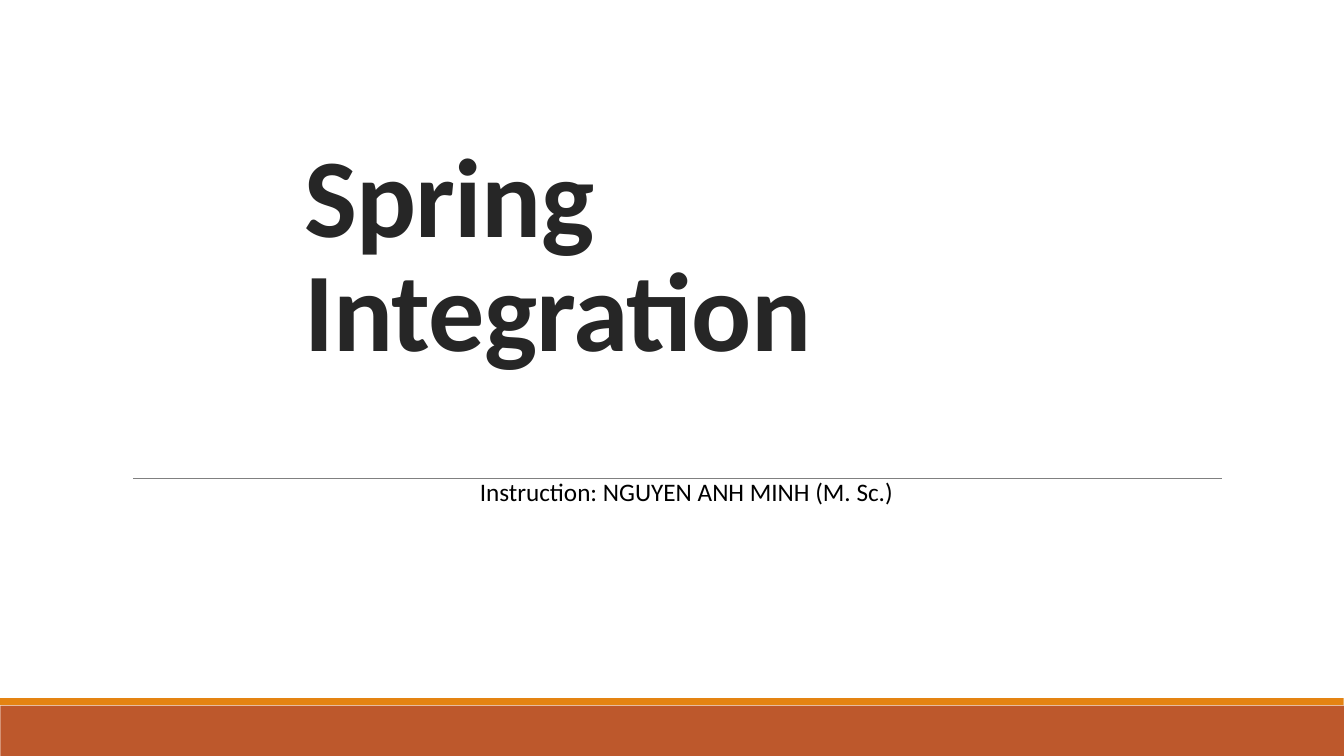
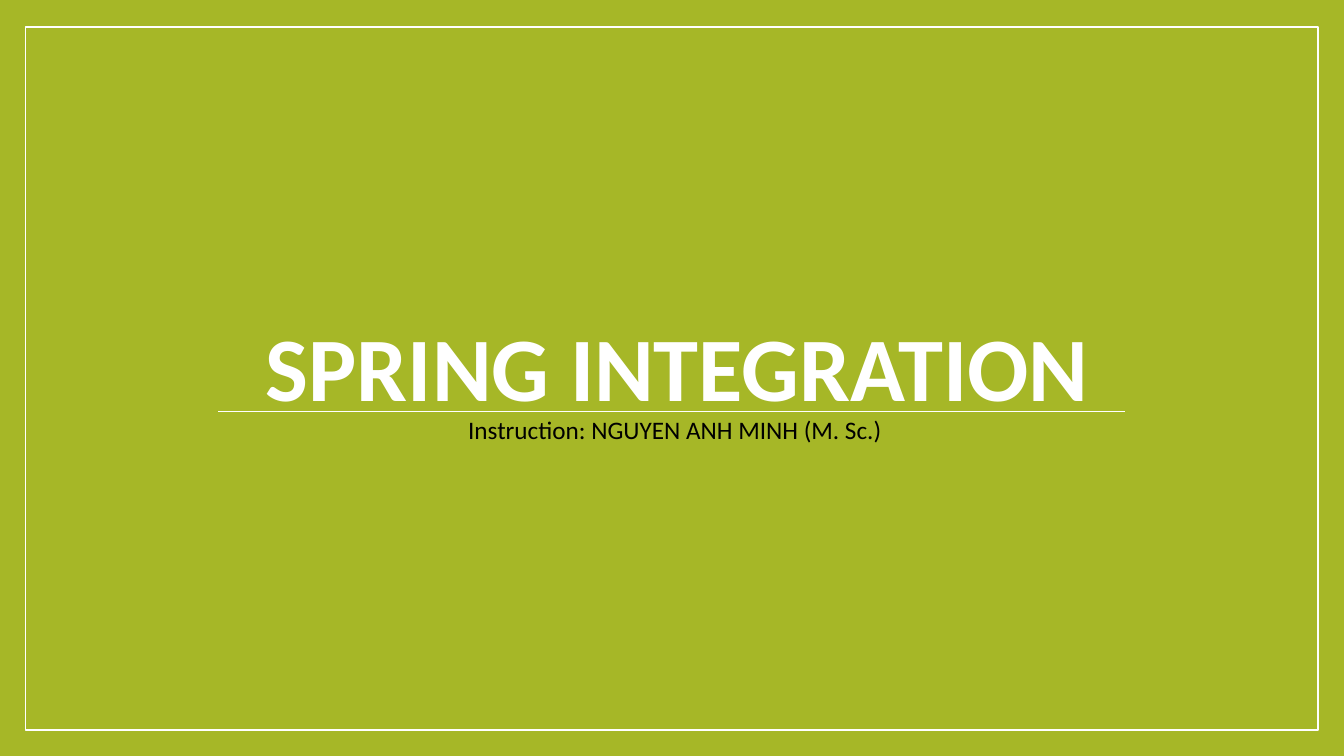
Before and after one commit to minhcnrs/JAVA_Course_Spring_Training, a slide deck: slide 1 of course/Spring-Day9.pptx. Drawn at 1344x756 pixels with LibreOffice and Linux fonts; fonts in the diff are those of the drawing. Boxes give left, top, right and bottom in pixels: in the first picture for what was removed or moved away, otherwise in the second. Text is boxed around its words. In the diff, an @@ line names an element or a change of style, - is before the commit and + after.

```diff
--- a/course/Spring-Day9.pptx
+++ b/course/Spring-Day9.pptx
@@ background #FFFFFF to #A6B727 @@
@@ rectangle added at (25,27,1318,730), fill #A6B727, outline #FFFFFF 1 pt @@
@@ title at (266,341,1088,423): text changed; size 80 to 64.8 pt; text colour #262626 to #FFFFFF @@
-Spring Integration
+SPRING INTEGRATION
@@ line moved from (133, 479) - (1222, 479) to (218, 411) - (1125, 411) @@
@@ line (218, 411) - (1125, 411): stroke #808080 0.5 pt to #FFFFFF 0.79 pt @@
@@ text "Instruction: NGUYEN ANH MINH (M. ...": place and size @@
-text "Instruction: NGUYEN ANH MINH (M. ..." at (480,482,893,505)
+text "Instruction: NGUYEN ANH MINH (M. ..." at (468,421,881,442)
@@ rectangle removed at (0,706,1344,756) @@
@@ rectangle removed at (0,699,1344,706) @@
```
Also in this commit, not shown: 43 other slides changed, 3 slides added, 3 slides removed, 8 other files.
